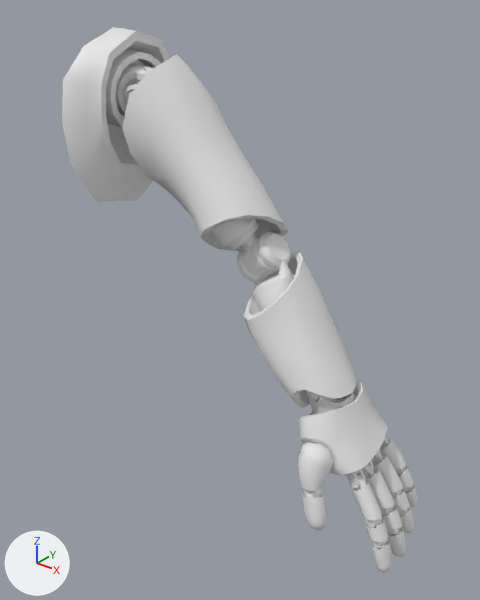
An edit to the Blender file Bodies/Bodies_Human/Bodies_Human_Males/Body_Human_Male_Normal/Body_Human_Male_Normal_ArmLeft_WonderLimbFull.blend, drawn before and after from the same camera.
Both versions are drawn from a 50 mm lens placed at (0.921, -0.673, 1.55), pointed at (0.388, -0.007, 1.137). Arrows for +X, +Y and +Z are at lower left; the lights stay in place. The first picture is the older version.

The first picture shows 'Body_Human_Male_Normal_ArmLeft_WonderLimbFull'.
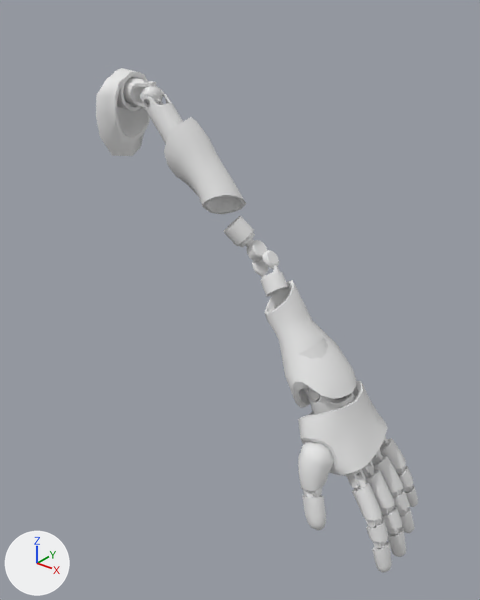
The newer file adds a shape key; the second version is drawn at full value of the shape key 'BlendShape_Sleeves_Default' of 'Body_Human_Male_Normal_ArmLeft_WonderLimbFull', and the change is written as the vertex moves it makes.

The change in detail:
me_body_human_male_normal_armleft_wonderlimbfull is used by ob_body_human_male_normal_armleft_wonderlimbfull; location (0.0, 0.0, 0.0).
me_body_human_male_normal_armleft_wonderlimbfull had 3015 vertices, 3300 faces and spanned x 0.105..0.676, y -0.091..0.102, z 0.821..1.487.
me_body_human_male_normal_armleft_wonderlimbfull now has 3015 vertices, 3300 faces and spans x 0.134..0.676, y -0.091..0.09, z 0.821..1.431.
me_body_human_male_normal_armleft_wonderlimbfull part 1: the loose piece of 61 vertices spanning x 0.105..0.193, y -0.091..0.102, z 1.238..1.487 is scaled about its middle by 0.5, then moved by (0.008, 0.002, 0.006).
me_body_human_male_normal_armleft_wonderlimbfull part 2: the loose piece of 65 vertices spanning x 0.125..0.191, y -0.042..0.07, z 1.344..1.461 is scaled about its middle by 0.5, then moved by (0.005, 0.0, 0.0).
me_body_human_male_normal_armleft_wonderlimbfull part 3: the loose piece of 155 vertices spanning x 0.183..0.24, y -0.024..0.052, z 1.36..1.437 is scaled about its middle by 0.5, then moved by (0.0, 0.0, 0.001).
me_body_human_male_normal_armleft_wonderlimbfull part 4: the loose piece of 161 vertices spanning x 0.117..0.233, y -0.024..0.052, z 1.359..1.444 is scaled about its middle by 0.5, then moved by (0.009, 0.0, -0.001).
me_body_human_male_normal_armleft_wonderlimbfull part 5: the loose piece of 161 vertices spanning x 0.193..0.322, y -0.024..0.052, z 1.279..1.417 is scaled about its middle by 0.5, then moved by (-0.016, 0.0, 0.017).
me_body_human_male_normal_armleft_wonderlimbfull part 6: the loose piece of 129 vertices spanning x 0.21..0.423, y -0.047..0.081, z 1.185..1.458 is scaled about its middle by 0.5, then moved by (-0.007, 0.001, -0.012).
me_body_human_male_normal_armleft_wonderlimbfull part 7: the loose piece of 174 vertices spanning x 0.36..0.482, y -0.021..0.059, z 1.104..1.231 is scaled about its middle by 0.5, then moved by (-0.006, 0.005, 0.006).
me_body_human_male_normal_armleft_wonderlimbfull part 8: the loose piece of 112 vertices spanning x 0.309..0.427, y -0.033..0.059, z 1.164..1.291 is scaled about its middle by 0.5, then moved by (0.007, 0.005, -0.008).
me_body_human_male_normal_armleft_wonderlimbfull part 9: 100 of 3015 vertices moved; they spanned x 0.381..0.54, y -0.041..0.075, z 1.028..1.203 and now span x 0.415..0.525, y -0.034..0.065, z 1.043..1.167; mean shift (-0.002, 0.0, 0.002); largest move (0.469, -0.038, 1.064) -> (0.459, -0.009, 1.097).

What differs and where, as boxes (x1, y1, x2, y2) in the pictures (480 x 600 px; the box of a moved part takes in the faces that stretch with it):
'Body_Human_Male_Normal_ArmLeft_WonderLimbFull', reshaped (10% narrower, 7% shorter): before (62, 27, 418, 573); after (96, 68, 418, 573)
part 1 of me_body_human_male_normal_armleft_wonderlimbfull, moved or reshaped: before (62, 27, 169, 202); after (96, 69, 150, 156)
part 2 of me_body_human_male_normal_armleft_wonderlimbfull, moved or reshaped: before (106, 49, 160, 128); after (112, 68, 147, 111)
part 3 of me_body_human_male_normal_armleft_wonderlimbfull, moved or reshaped (mostly hidden before): before (127, 67, 153, 99); after (140, 81, 164, 106)
part 4 of me_body_human_male_normal_armleft_wonderlimbfull, moved or reshaped: before (115, 63, 148, 116); after (123, 78, 149, 108)
part 5 of me_body_human_male_normal_armleft_wonderlimbfull, moved or reshaped (mostly hidden before): before (125, 84, 138, 103); after (142, 94, 183, 144)
part 6 of me_body_human_male_normal_armleft_wonderlimbfull, moved or reshaped: before (122, 54, 288, 251); after (164, 117, 246, 214)
part 7 of me_body_human_male_normal_armleft_wonderlimbfull, moved or reshaped: before (236, 232, 295, 312); after (252, 250, 288, 297)
part 8 of me_body_human_male_normal_armleft_wonderlimbfull, moved or reshaped: before (209, 218, 279, 279); after (223, 216, 267, 262)
part 9 of me_body_human_male_normal_armleft_wonderlimbfull, moved or reshaped: before (244, 251, 353, 402); after (265, 280, 352, 402)
